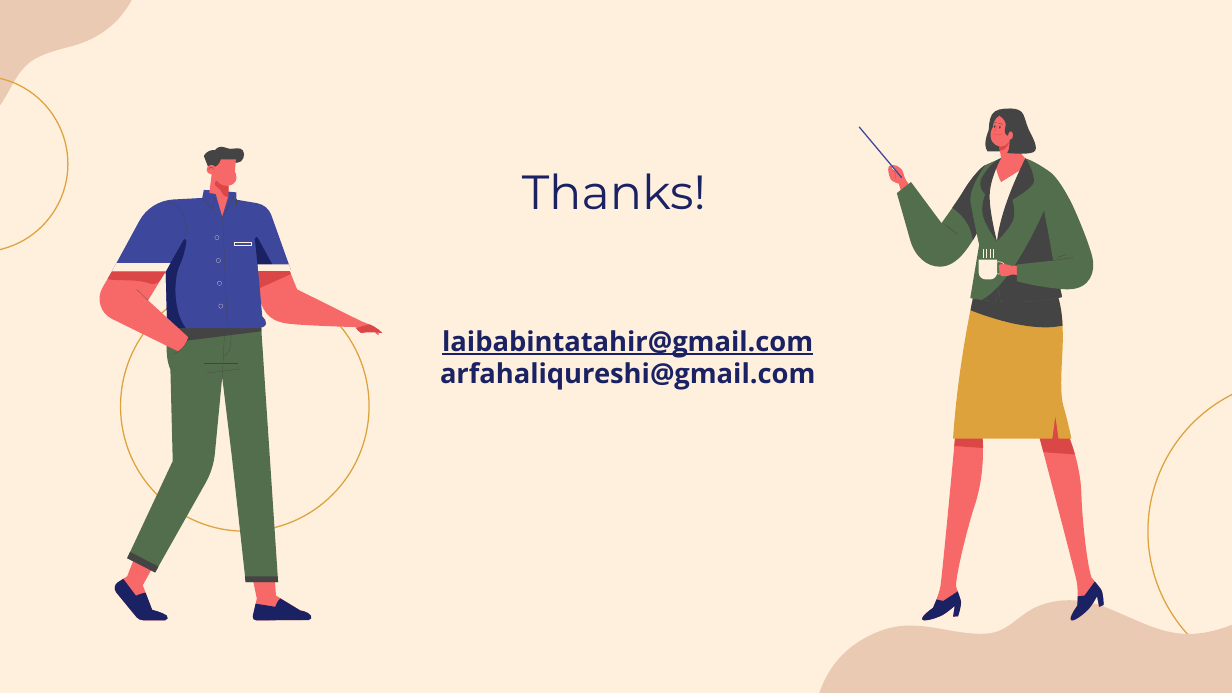
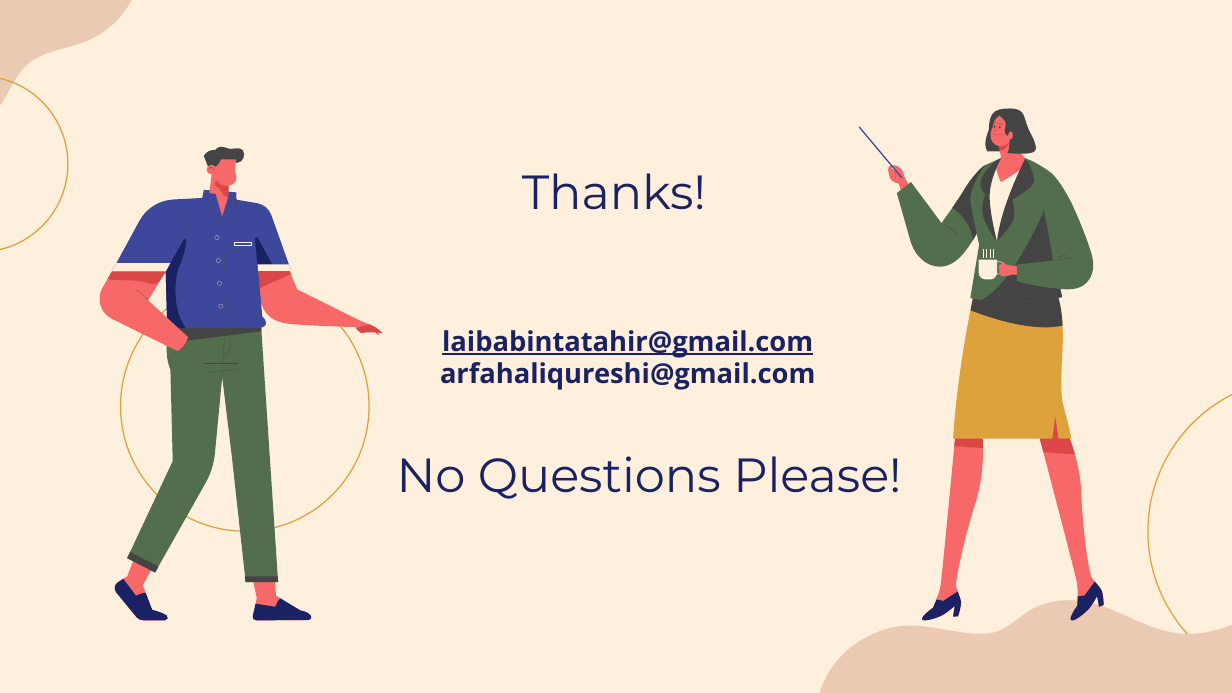
Before and after one commit to laibabintatahir/SRS-HMS, a slide deck: slide 36 of SRS_Presentation.pptx. Drawn at 1232x693 pixels with LibreOffice and Linux fonts; fonts in the diff are those of the drawing. Boxes give left, top, right and bottom in pixels: in the first picture for what was removed or moved away, otherwise in the second. Text is boxed around its words. In the diff, an @@ line names an element or a change of style, - is before the commit and + after.

```diff
--- a/SRS_Presentation.pptx
+++ b/SRS_Presentation.pptx
@@ text added at (x1=397, y1=456, x2=901, y2=499), 28 pt, text #1A2263 @@
+No Questions Please!
```
Also in this commit, not shown: 4 other slides changed.
